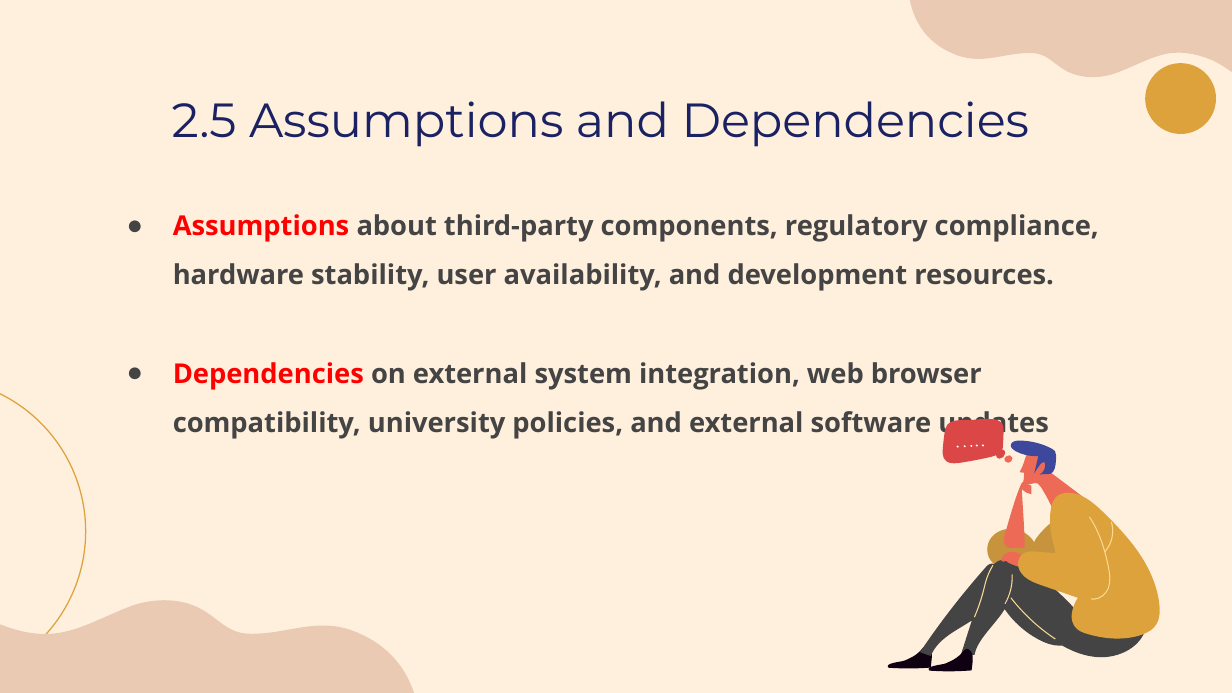
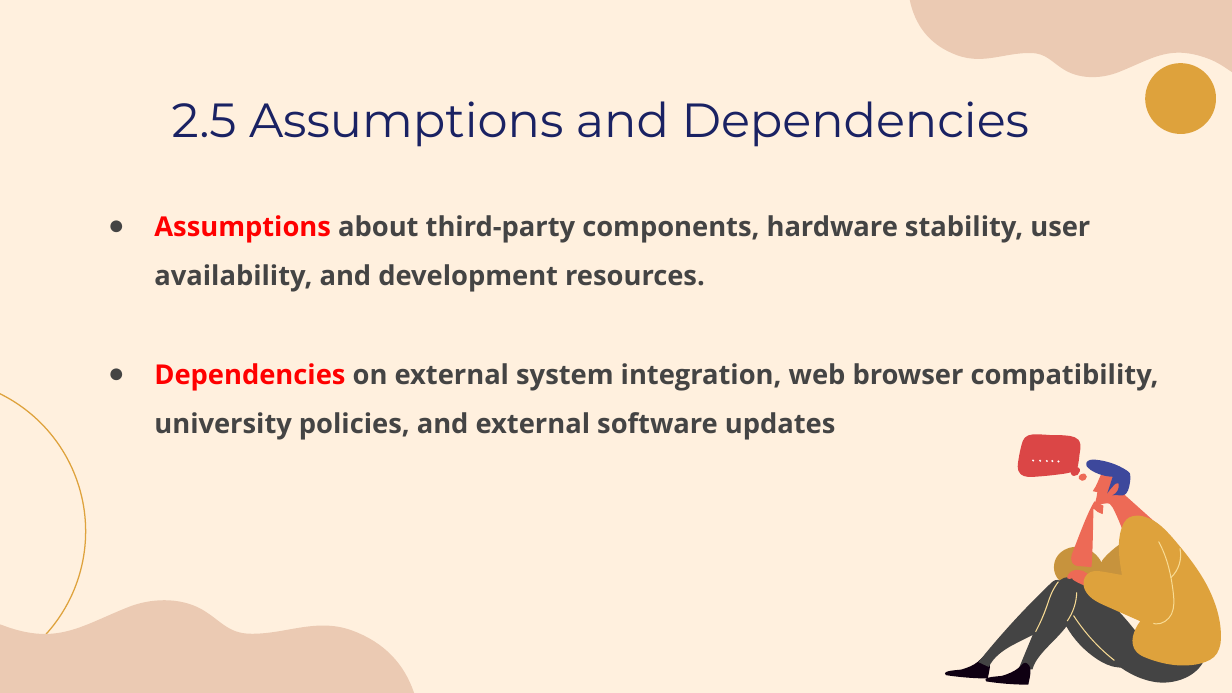
Before and after one commit to laibabintatahir/SRS-HMS, a slide deck: slide 11 of SRS_Presentation.pptx. Drawn at 1232x693 pixels with LibreOffice and Linux fonts; fonts in the diff are those of the drawing. Boxes give left, top, right and bottom in pixels: in the first picture for what was removed or moved away, otherwise in the second. Text is boxed around its words. In the diff, an @@ line names an element or a change of style, - is before the commit and + after.

```diff
--- a/SRS_Presentation.pptx
+++ b/SRS_Presentation.pptx
@@ text "Assumptions about third-party components, hardware ...": place and size @@
-text "Assumptions about third-party components, hardware ..." at [173, 214, 1099, 439]
+text "Assumptions about third-party components, hardware ..." at [154, 215, 1159, 440]
@@ text at [154, 215, 1090, 292]: text changed @@
-● Assumptions about third-party components, regulatory compliance, hardware stability, user availability, and development resources.
+● Assumptions about third-party components, hardware stability, user availability, and development resources.
@@ rotation 0 to 4 degrees; outline redrawn in 22 elements at [940, 653, 993, 680], [981, 660, 1033, 686], [1035, 580, 1059, 633], [978, 570, 1212, 686], [1070, 615, 1119, 661], [1067, 592, 1078, 622], [1066, 569, 1101, 588], [1031, 459, 1035, 462], [1051, 459, 1055, 462], [1038, 459, 1042, 462], [1045, 459, 1049, 462], [1050, 536, 1144, 602], [1050, 536, 1144, 602], [1078, 473, 1088, 481], [1057, 461, 1061, 463], [1016, 432, 1085, 482], [1070, 500, 1104, 569], [1076, 512, 1230, 669], [1083, 459, 1131, 497], [1089, 469, 1162, 546], [1151, 541, 1180, 625], [1170, 548, 1184, 579] @@
```
Also in this commit, not shown: 2 other slides changed, 1 slide removed.
